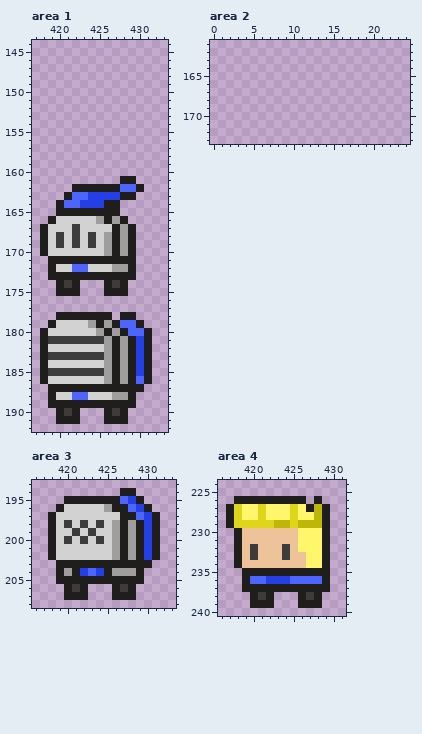
Two versions of one pixel-art file, Art/General Sheet.ase. Above is the file before it was changed.
512x512 pixels, 1 frame. Colours within 5 levels of each other are drawn and written as one. Shown: area 1: x 417..433, y 144..192; area 2: x 0..24, y 161..173; area 3: x 416..433, y 193..208; area 4: x 416..431, y 224..240. The commit also changed other parts of the picture, which this record leaves out.
After the commit:
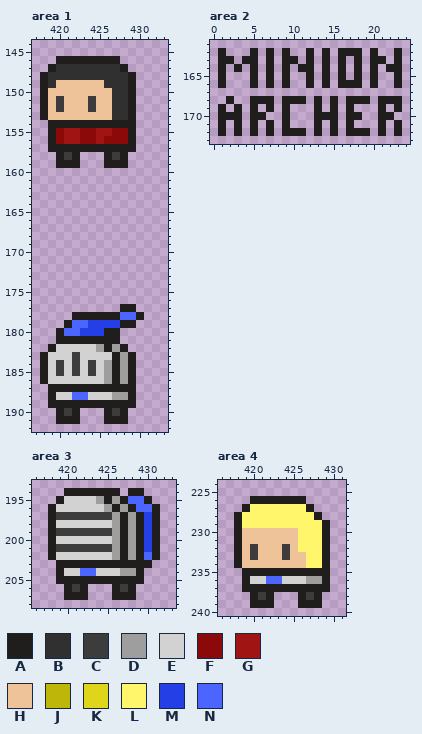
Palette (. is transparent): A #201d1d  B #303030  C #3c3c3c  D #9e9e9e  E #d2d2d2  F #8b0909  G #a11414  H #eec39a  J #beb609  K #dfd61c  L #fff66c  M #243fe5  N #4c65ff
Changes in this commit:
Area 1:
y 146: x 420..427 ........ -> AAAAAAAA
y 147: x 419..428 .......... -> ABBBBBBBBA
y 148: x 418..429 ............ -> ABBBBBBBBBBA
y 149: x 418..429 ............ -> ABHHHHHHBBBA
y 150: x 418..429 ............ -> AHHHHHHHHBBA
y 151..152: x 418..429 ............ -> AHCHHHCHHBBA
y 153: x 418..429 ............ -> AHHHHHHHHBBA
y 154: x 419..429 ........... -> AAAAAAAAAAA
y 155: x 419..429 ........... -> AFGGFFGGFFA
y 156: x 419..429 ........... -> AFGGFFGFFFA
y 157: x 419..429 ........... -> AAAAAAAAAAA
y 158: x 420..422 ... -> ACA; x 426..428 ... -> ACA
y 159: x 420..422 ... -> AAA; x 426..428 ... -> AAA
y 161: x 428..429 AA -> ..
y 162: x 422..430 AAAAAANNA -> .........
y 163: x 421..429 ANNMMMMAA -> .........
y 164: x 420..427 ANNMMMAA -> ........
y 165: x 420..427 AAAAAAAA -> ........
y 166: x 419..428 AEEEEEDADA -> ..........
y 167: x 418..429 AEEECEEEEADA -> ............
y 168..169: x 418..429 AECECECEDADA -> ............
y 170: x 418..429 AEEEEEEEDADA -> ............
y 171: x 419..429 AAAAAAAAAAA -> ...........
y 172: x 419..429 AEENNEEEDDA -> ...........
y 173: x 419..429 AAAAAAAAAAA -> ...........
y 174: x 420..422 ACA -> ...; x 426..428 ACA -> ...
y 175: x 420..422 AAA -> ...; x 426..428 AAA -> ...
y 177: x 428..429 .. -> AA
y 178: x 420..421 AA -> ..; x 427..430 .AA. -> ANNA
y 179: x 419..430 AEEEEDADANNA -> ..ANNMMMMAA.
y 180: x 418..425 AEEEEEED -> ..ANNMMM; x 427..431 DANNA -> A....
y 181: x 418..426 ACCCCCCCD -> ..AAAAAAA; x 428..431 DAMA -> ....
y 182: x 418..419 AE -> .A; x 425..431 EDADAMA -> DADA...
y 183: x 419..421 CCC -> EEE; x 423..426 CCCD -> EEEE; x 430..431 MA -> ..
y 184: x 420 E -> C; x 422 E -> C; x 424 E -> C; x 430..431 MA -> ..
y 185: x 419 C -> E; x 421 C -> E; x 423 C -> E; x 425 C -> E; x 430..431 MA -> ..
y 186: x 430..431 NA -> ..
y 187: x 430 A -> .
Area 2:
y 162: x 1 . -> A; x 5 . -> A; x 7 . -> A; x 9 . -> A; x 12 . -> A; x 14 . -> A; x 16..18 ... -> AAA; x 20 . -> A; x 23 . -> A
y 163: x 1..2 .. -> AA; x 4..5 .. -> AA; x 7 . -> A; x 9..10 .. -> AA; x 12 . -> A; x 14 . -> A; x 16 . -> A; x 18 . -> A; x 20..21 .. -> AA; x 23 . -> A
y 164: x 1 . -> A; x 3 . -> A; x 5 . -> A; x 7 . -> A; x 9 . -> A; x 11..12 .. -> AA; x 14 . -> A; x 16 . -> A; x 18 . -> A; x 20 . -> A; x 22..23 .. -> AA
y 165: x 1 . -> A; x 5 . -> A; x 7 . -> A; x 9 . -> A; x 12 . -> A; x 14 . -> A; x 16 . -> A; x 18 . -> A; x 20 . -> A; x 23 . -> A
y 166: x 1 . -> A; x 5 . -> A; x 7 . -> A; x 9 . -> A; x 12 . -> A; x 14 . -> A; x 16..18 ... -> AAA; x 20 . -> A; x 23 . -> A
y 168: x 2 . -> A; x 5..7 ... -> AAA; x 9..11 ... -> AAA; x 13 . -> A; x 15 . -> A; x 17..19 ... -> AAA; x 21..23 ... -> AAA
y 169: x 1 . -> A; x 3 . -> A; x 5 . -> A; x 7 . -> A; x 9 . -> A; x 13 . -> A; x 15 . -> A; x 17 . -> A; x 21 . -> A; x 23 . -> A
y 170: x 1..3 ... -> AAA; x 5..6 .. -> AA; x 9 . -> A; x 13..15 ... -> AAA; x 17..18 .. -> AA; x 21..22 .. -> AA
y 171: x 1 . -> A; x 3 . -> A; x 5 . -> A; x 7 . -> A; x 9 . -> A; x 13 . -> A; x 15 . -> A; x 17 . -> A; x 21 . -> A; x 23 . -> A
y 172: x 1 . -> A; x 3 . -> A; x 5 . -> A; x 7 . -> A; x 9..11 ... -> AAA; x 13 . -> A; x 15 . -> A; x 17..19 ... -> AAA; x 21 . -> A; x 23 . -> A
Area 3:
y 194: x 420..427 .......A -> AAAAAAA.; x 429 . -> A
y 195: x 419..424 .AAAAA -> AEEEED; x 426..430 ANMA. -> DANNA
y 196: x 418..419 .A -> AE; x 427..431 ANMA. -> DANNA
y 197: x 419..426 EEEEEEEE -> CCCCCCCD; x 428..429 AN -> DA
y 198: x 420 C -> E; x 422 C -> E; x 424 C -> E
y 199: x 419..420 EE -> CC; x 422 E -> C; x 424..425 EE -> CC
y 200: x 420 C -> E; x 422 C -> E; x 424 C -> E
y 201: x 419..425 EEEEEEE -> CCCCCCC
y 202: x 430 M -> N
y 204: x 420..422 DAM -> EEN; x 424..426 MAD -> EEE
Area 4:
y 226: x 418..419 AA -> ..; x 428 A -> .
y 227: x 417..419 AKL -> ..A; x 421 K -> L; x 425 K -> L; x 428..429 JA -> ..
y 228: x 417..418 AK -> .A; x 421 K -> L; x 425 K -> L; x 428..429 JA -> A.
y 229: x 417..428 AKKKKKJJKJJJ -> .ALLLLLLLLLL
y 236: x 420..428 NNMMMNNNN -> EENNEEEDD
Pixel boxes of the changes (left, top, right, bottom) in both pictures:
changed: (40, 56, 152, 392)
added: (218, 48, 402, 136)
changed: (48, 488, 160, 576)
changed: (226, 496, 330, 528)
changed: (250, 576, 322, 584)
